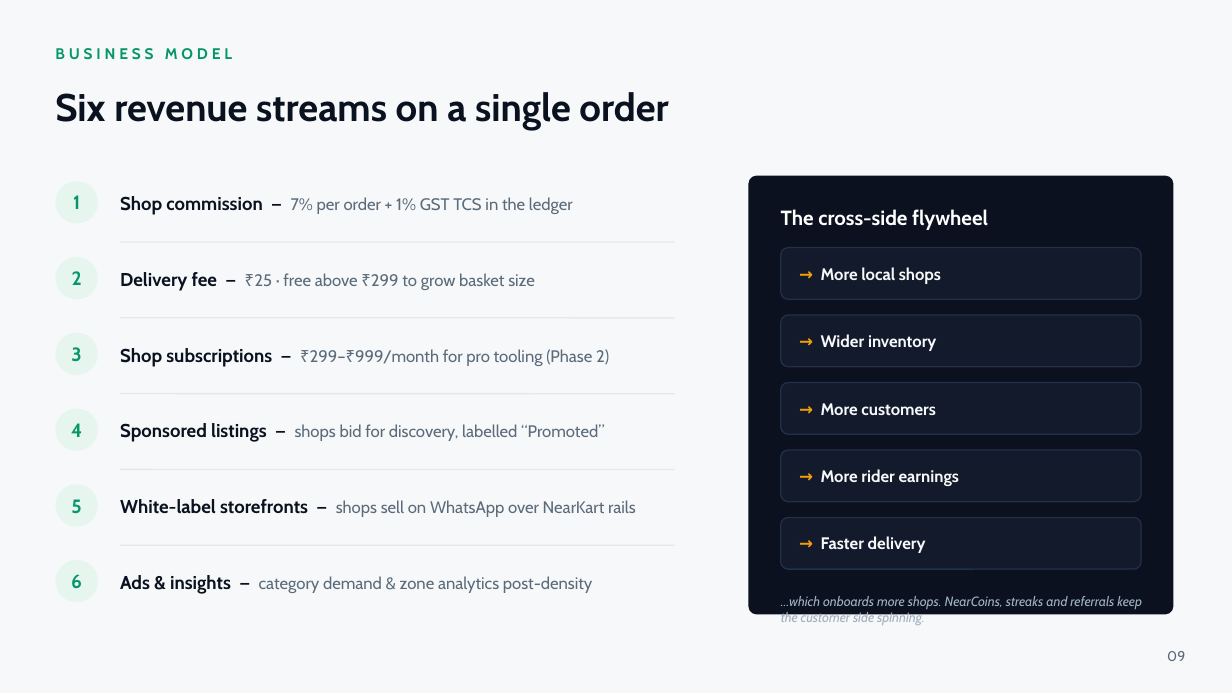
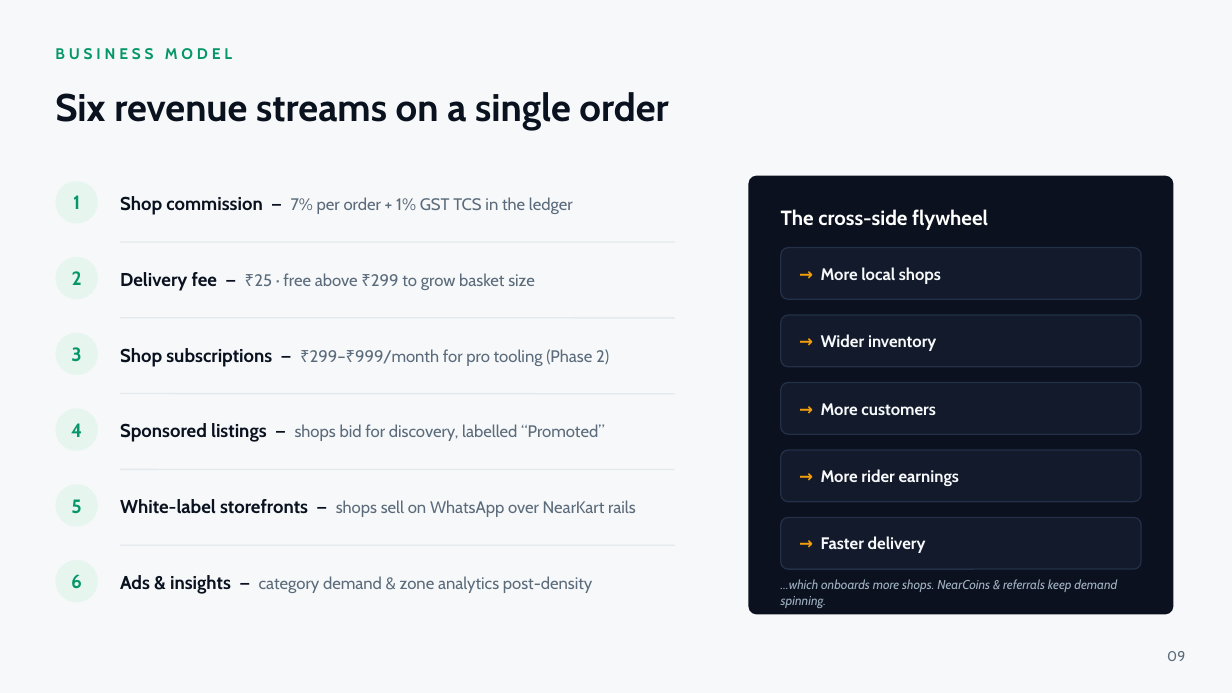
Before and after one commit to codewitharyan-01/near-kart, a slide deck: slide 9 of docs/NearKart_Presentation.pptx. Drawn at 1232x693 pixels with LibreOffice and Linux fonts; fonts in the diff are those of the drawing. Boxes give left, top, right and bottom in pixels: in the first picture for what was removed or moved away, otherwise in the second. Text is boxed around its words. In the diff, an @@ line names an element or a change of style, - is before the commit and + after.

Commit message:
docs: fix slide 9 caption overflow and slide 11 tech chip overflow in presentation

```diff
--- a/docs/NearKart_Presentation.pptx
+++ b/docs/NearKart_Presentation.pptx
@@ text at (781,579,1117,608): text changed; size 10.5 to 10 pt @@
-…which onboards more shops. NearCoins, streaks and referrals keep the customer side spinning.
+…which onboards more shops. NearCoins & referrals keep demand spinning.
```
Also in this commit, not shown: 3 other slides changed.
